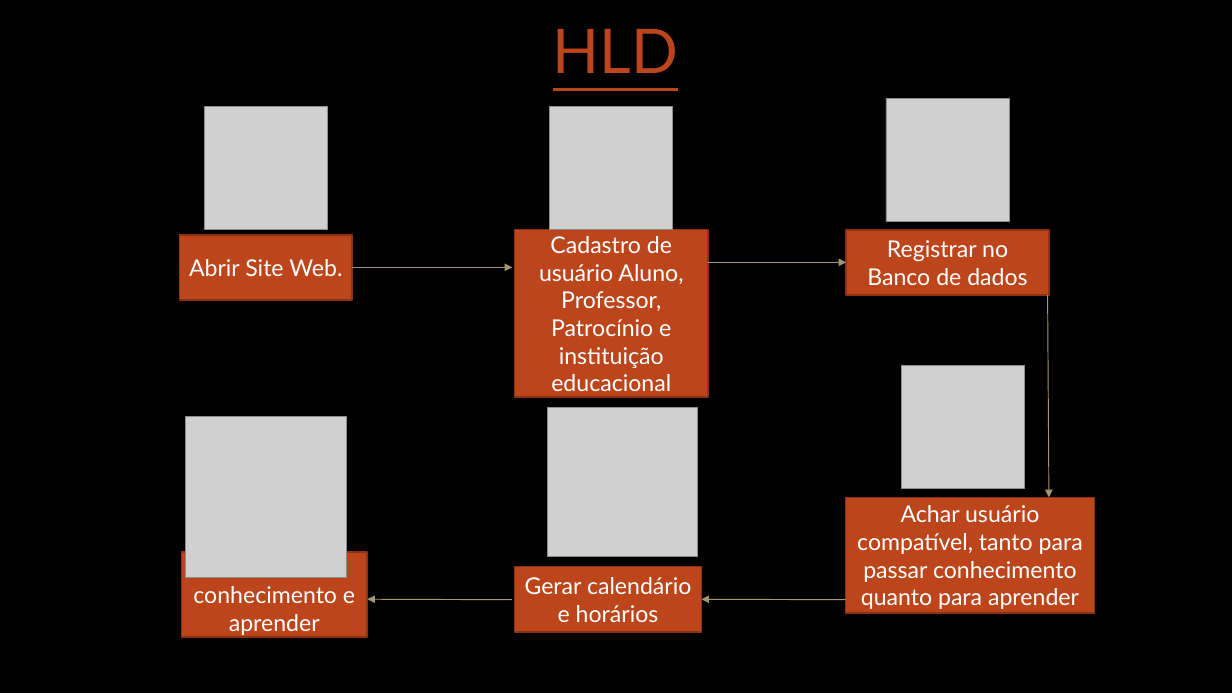
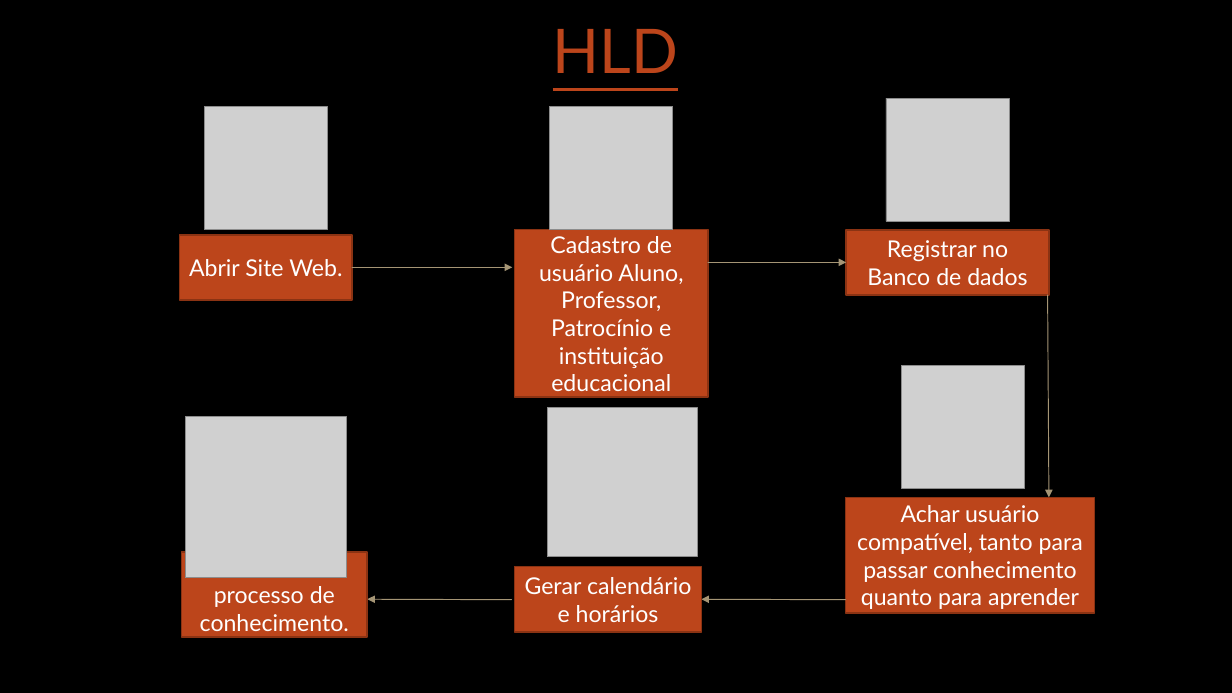
Before and after one commit to raphaelbachega/Bachega-s-repository, a slide deck: slide 3 of conteudoBandtecBachega/CicloDeVidaDeDesenvolvimento.pptx. Drawn at 1232x693 pixels with LibreOffice and Linux fonts; fonts in the diff are those of the drawing; grey boxes stand for pictures; background and template pictures are left out. Boxes give left, top, right and bottom in pixels: in the first picture for what was removed or moved away, otherwise in the second. Text is boxed around its words. In the diff, an @@ line names an element or a change of style, - is before the commit and + after.

```diff
--- a/conteudoBandtecBachega/CicloDeVidaDeDesenvolvimento.pptx
+++ b/conteudoBandtecBachega/CicloDeVidaDeDesenvolvimento.pptx
@@ text in rectangle at box(200, 577, 349, 637): text changed @@
-Passar conhecimento e aprender
+Inicio do processo de conhecimento.
```
Also in this commit, not shown: 2 other slides changed, 2 slides added, 1 slide removed.
